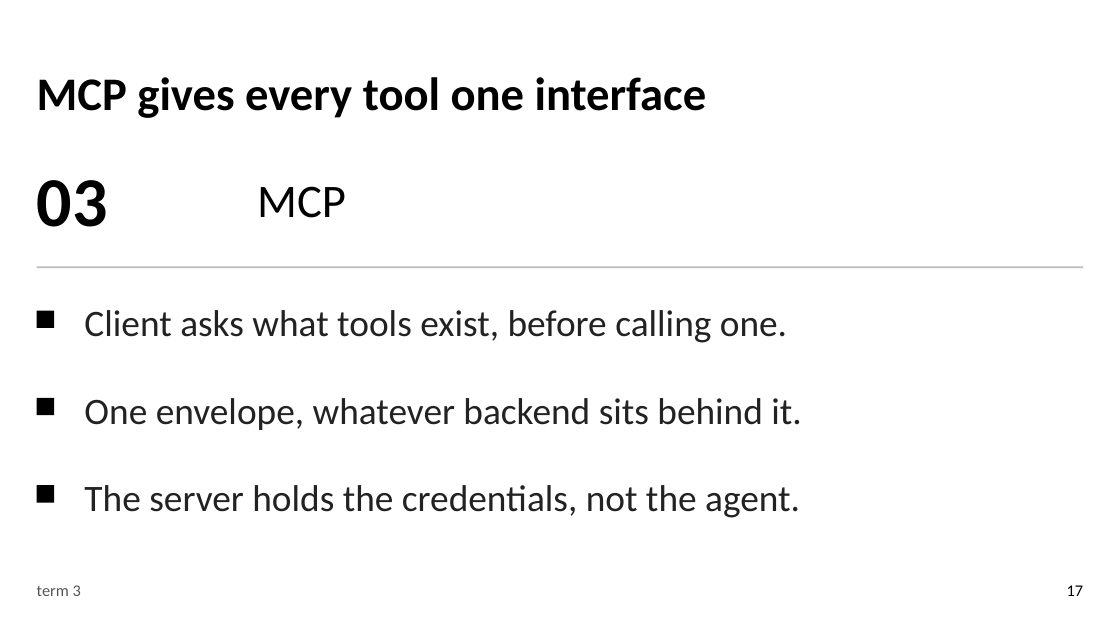
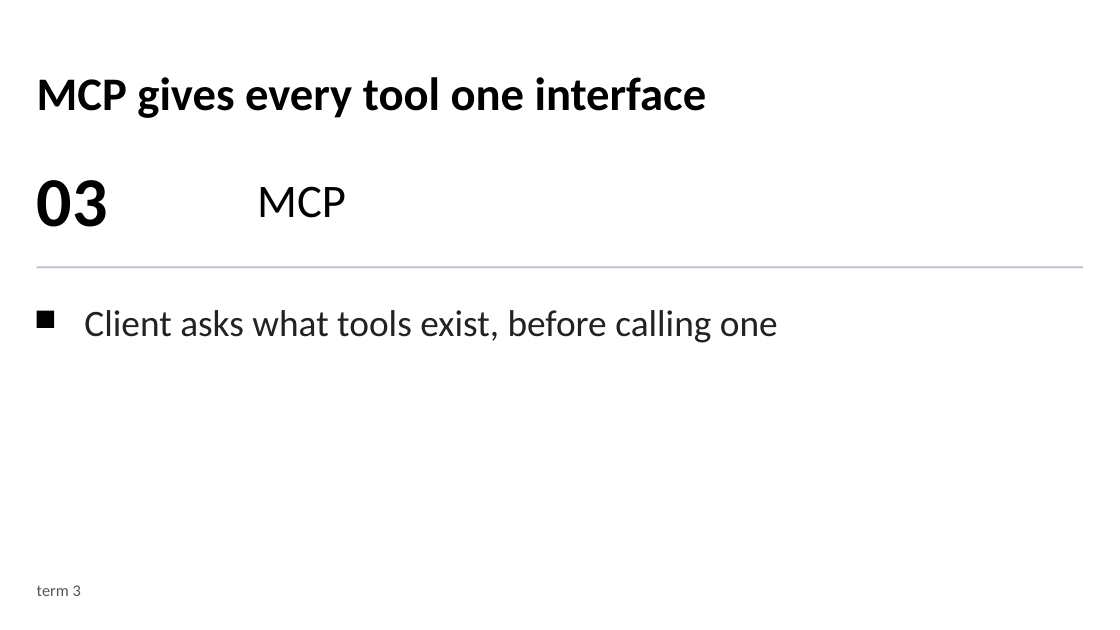
Before and after one commit to devlinduldulao/agents-and-skill-demo, a slide deck: slide 31 of ai-agent-terms-full-talk.pptx (slide 17 before the commit). Drawn at 1120x630 pixels with LibreOffice and Linux fonts; fonts in the diff are those of the drawing. Boxes give left, top, right and bottom in pixels: in the first picture for what was removed or moved away, otherwise in the second. Text is boxed around its words. In the diff, an @@ line names an element or a change of style, - is before the commit and + after.

```diff
--- a/ai-agent-terms-full-talk.pptx
+++ b/ai-agent-terms-full-talk.pptx
@@ text at (x1=84, y1=310, x2=778, y2=343): text changed @@
-Client asks what tools exist, before calling one.
+Client asks what tools exist, before calling one
@@ rectangle removed at (x1=37, y1=398, x2=55, y2=416) @@
@@ text removed at (x1=84, y1=398, x2=801, y2=430) @@
-One envelope, whatever backend sits behind it.
@@ rectangle removed at (x1=37, y1=485, x2=55, y2=502) @@
@@ text removed at (x1=84, y1=485, x2=800, y2=518) @@
-The server holds the credentials, not the agent.
@@ text removed at (x1=1067, y1=585, x2=1084, y2=596) @@
-17
```
Also in this commit, not shown: 14 other slides changed, 27 slides added, 11 slides removed, 1 other file.
